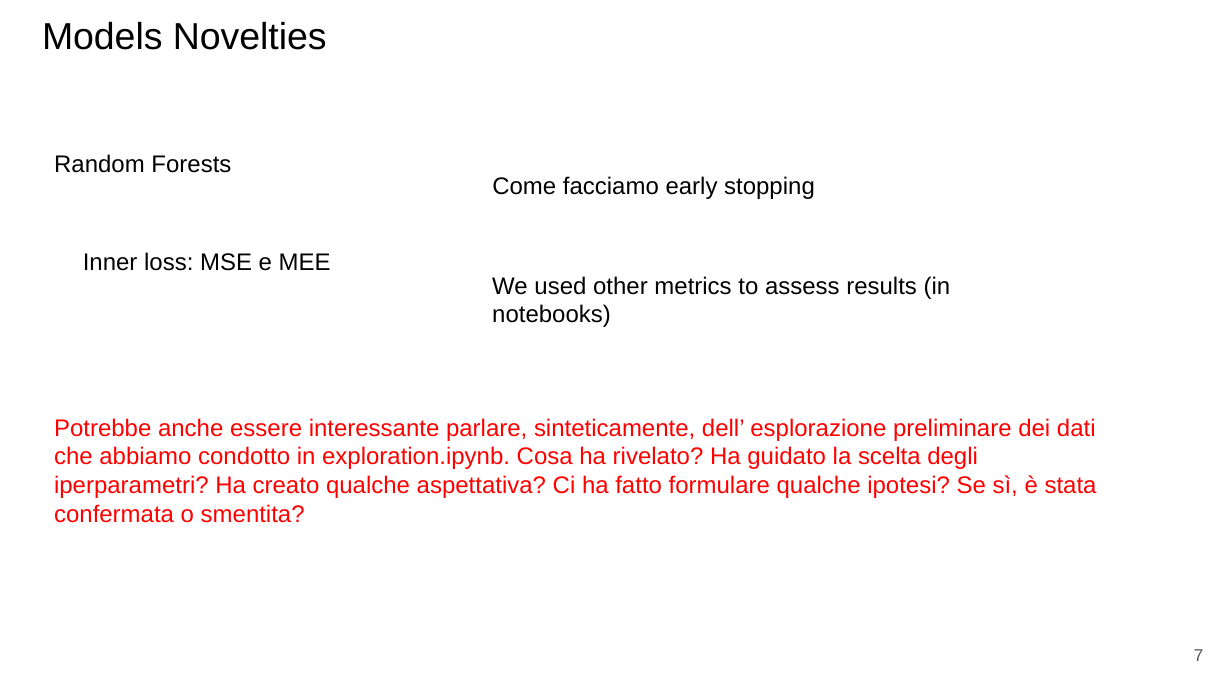
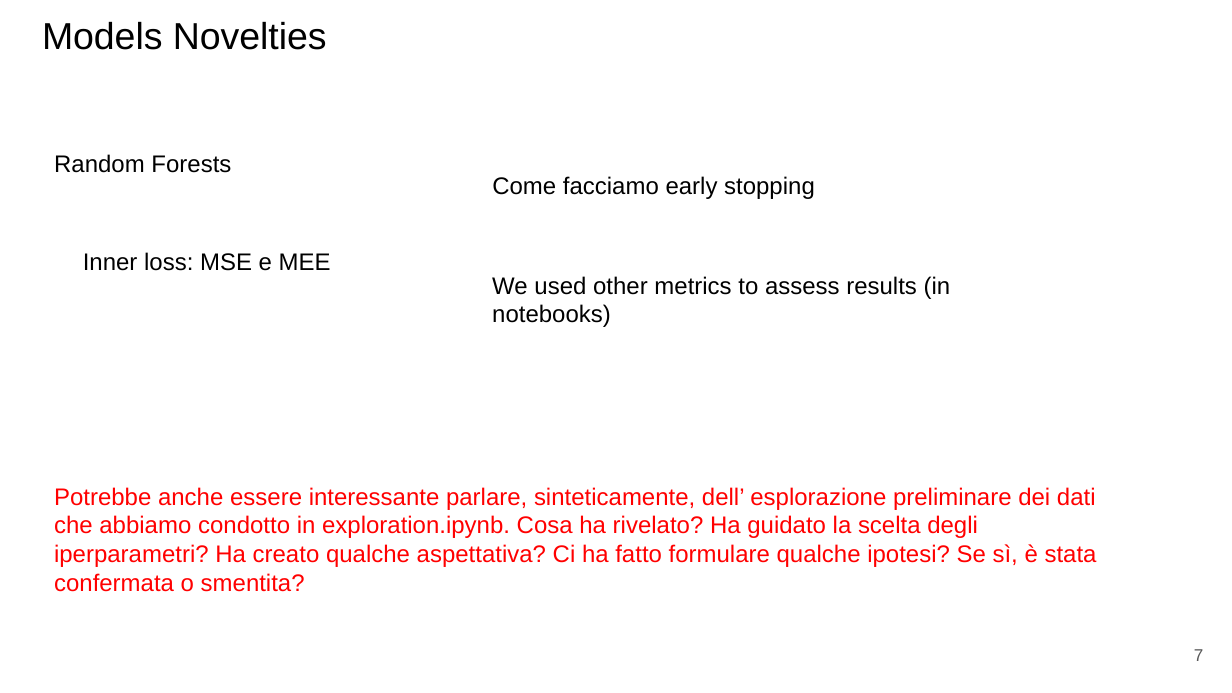
Before and after one commit to paolo-junior-mollica/machine-learning-project, a slide deck: slide 7 of relazione/ML-2023-PRJ-Slides-Demo.pptx. Drawn at 1232x693 pixels with LibreOffice and Linux fonts; fonts in the diff are those of the drawing. Boxes give left, top, right and bottom in pixels: in the first picture for what was removed or moved away, otherwise in the second. Text is boxed around its words. In the diff, an @@ line names an element or a change of style, - is before the commit and + after.

```diff
--- a/relazione/ML-2023-PRJ-Slides-Demo.pptx
+++ b/relazione/ML-2023-PRJ-Slides-Demo.pptx
@@ text "Potrebbe anche essere interessante parlare, ...": place and size @@
-text "Potrebbe anche essere interessante parlare, ..." at bbox=[54, 418, 1097, 523]
+text "Potrebbe anche essere interessante parlare, ..." at bbox=[54, 487, 1097, 592]
```
Also in this commit, not shown: 10 other slides changed, 1 slide added.
